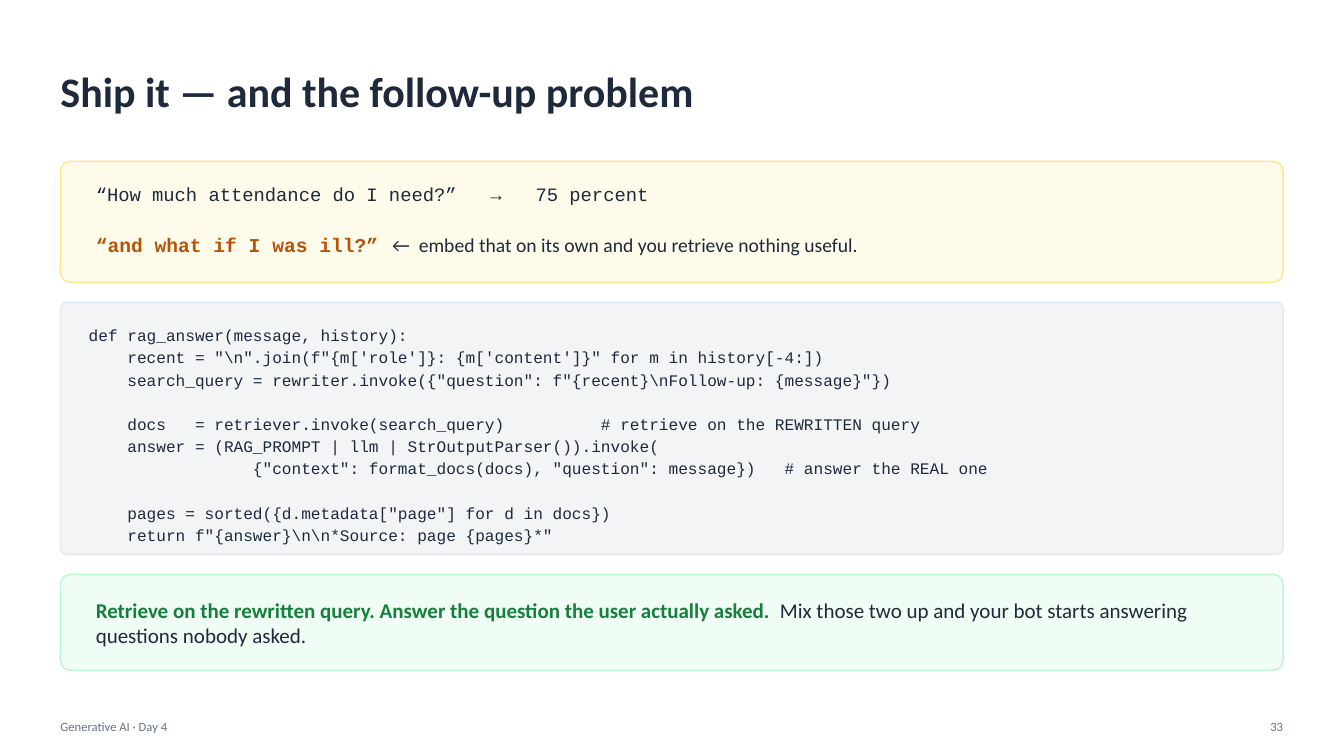
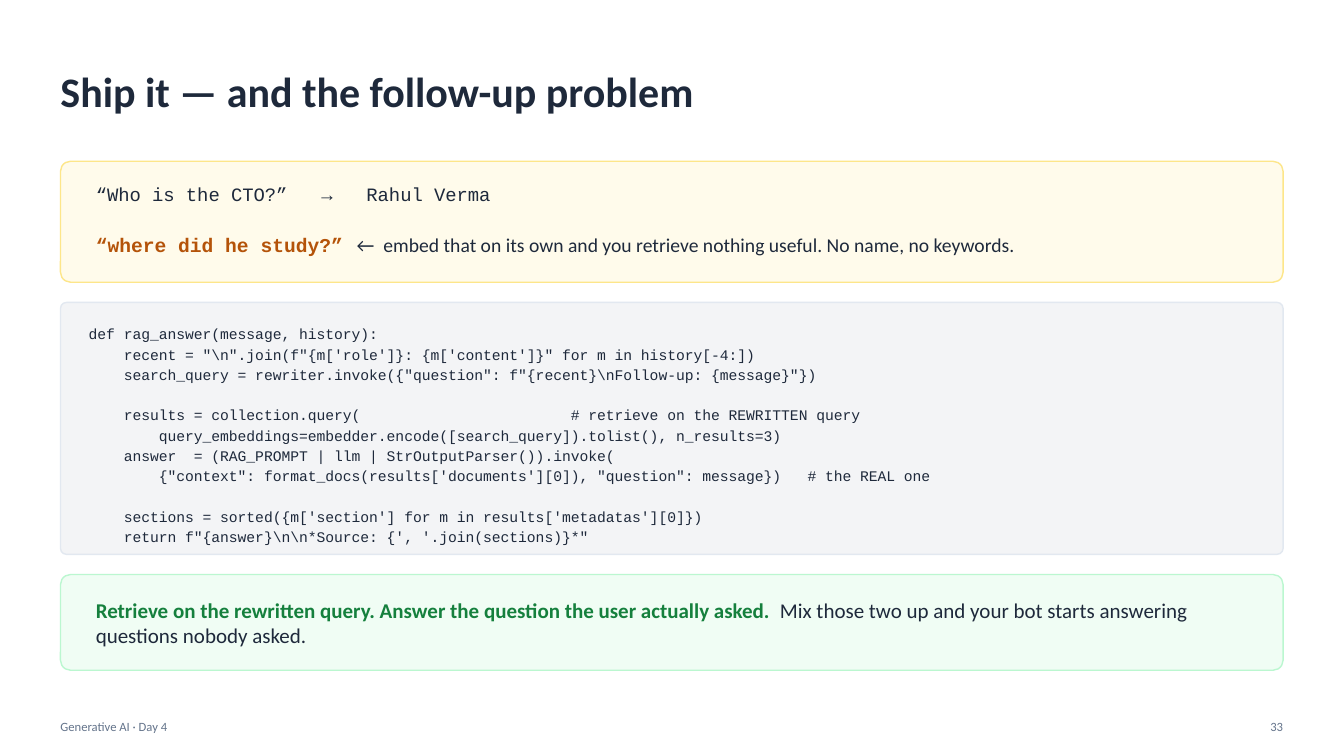
Before and after one commit to Poorit-Technologies/lpu-training, a slide deck: slide 33 of generative-ai/slides/Day04_GenAI.pptx. Drawn at 1344x756 pixels with LibreOffice and Linux fonts; fonts in the diff are those of the drawing. Boxes give left, top, right and bottom in pixels: in the first picture for what was removed or moved away, otherwise in the second. Text is boxed around its words. In the diff, an @@ line names an element or a change of style, - is before the commit and + after.

Commit message:
Rework Day 4 onto the Day-3 retrieval stack
Day 4 now continues Day 3's code instead of replacing it: the same
TechSolutions document, the same local all-MiniLM-L6-v2 embedder, the same
raw chromadb collection, and the same retrieve() function.

- RunnableLambda(retrieve) turns the Day-3 function into a LangChain
  component, so LCEL wraps existing code rather than superseding it
- Adds chat models and message types, prompt templates and LCEL basics
  before the RAG chain
- Chunks carry a section metadata field, which becomes the citation
- Ungrounded demo now leans on TechSolutions being fictional; the refusal
  question is "Who is the CFO?"
- Distance cut-off replaces MMR as the concrete no-relevant-chunk path,
  and the notebook prints real distances before applying a threshold
- Sections 1-7 need no API key again, since embeddings run locally

Whitespace-normalises the section text so the splitter breaks on sentence
boundaries rather than on source line wraps.

```diff
--- a/generative-ai/slides/Day04_GenAI.pptx
+++ b/generative-ai/slides/Day04_GenAI.pptx
@@ text at <box>96,187,490,201</box>: text changed @@
-“How much attendance do I need?” → 75 percent
+“Who is the CTO?” → Rahul Verma
@@ text at <box>96,238,1015,256</box>: text changed @@
-“and what if I was ill?” ← embed that on its own and you retrieve nothing useful.
+“where did he study?” ← embed that on its own and you retrieve nothing useful. No name, no keywords.
@@ text at <box>89,329,816,464</box>: size 11.5 to 10.5 pt in "def rag_answer(message, history):", "recent = "\n".join(f"{m['role']}: {m['content']}" for m in ...", "search_query = rewriter.invoke({"question": f"{recent}\nFoll ...", "answer = (RAG_PROMPT | llm | StrOutputParser()).invoke(" @@
@@ text at <box>124,410,860,444</box>: text changed; size 11.5 to 10.5 pt @@
-docs = retriever.invoke(search_query) # retrieve on the REWRITTEN query
+results = collection.query( # retrieve on the REWRITTEN query
+query_embeddings=embedder.encode([search_query]).tolist(), n_results=3)
@@ text at <box>124,470,930,545</box>: text changed; size 11.5 to 10.5 pt @@
-{"context": format_docs(docs), "question": message}) # answer the REAL one
-pages = sorted({d.metadata["page"] for d in docs})
-return f"{answer}\n\n*Source: page {pages}*"
+{"context": format_docs(results['documents'][0]), "question": message}) # the REAL one
+sections = sorted({m['section'] for m in results['metadatas'][0]})
+return f"{answer}\n\n*Source: {', '.join(sections)}*"
```
Also in this commit, not shown: 17 other slides changed, 2 slides added, 2 slides removed, 4 other files.
